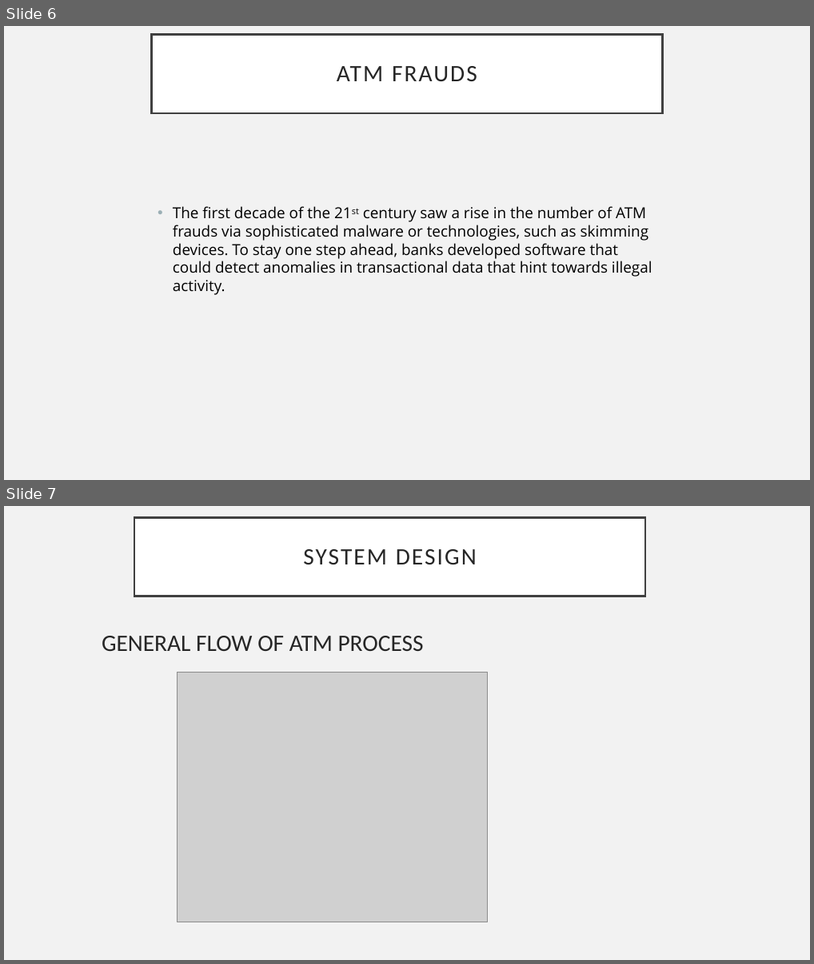
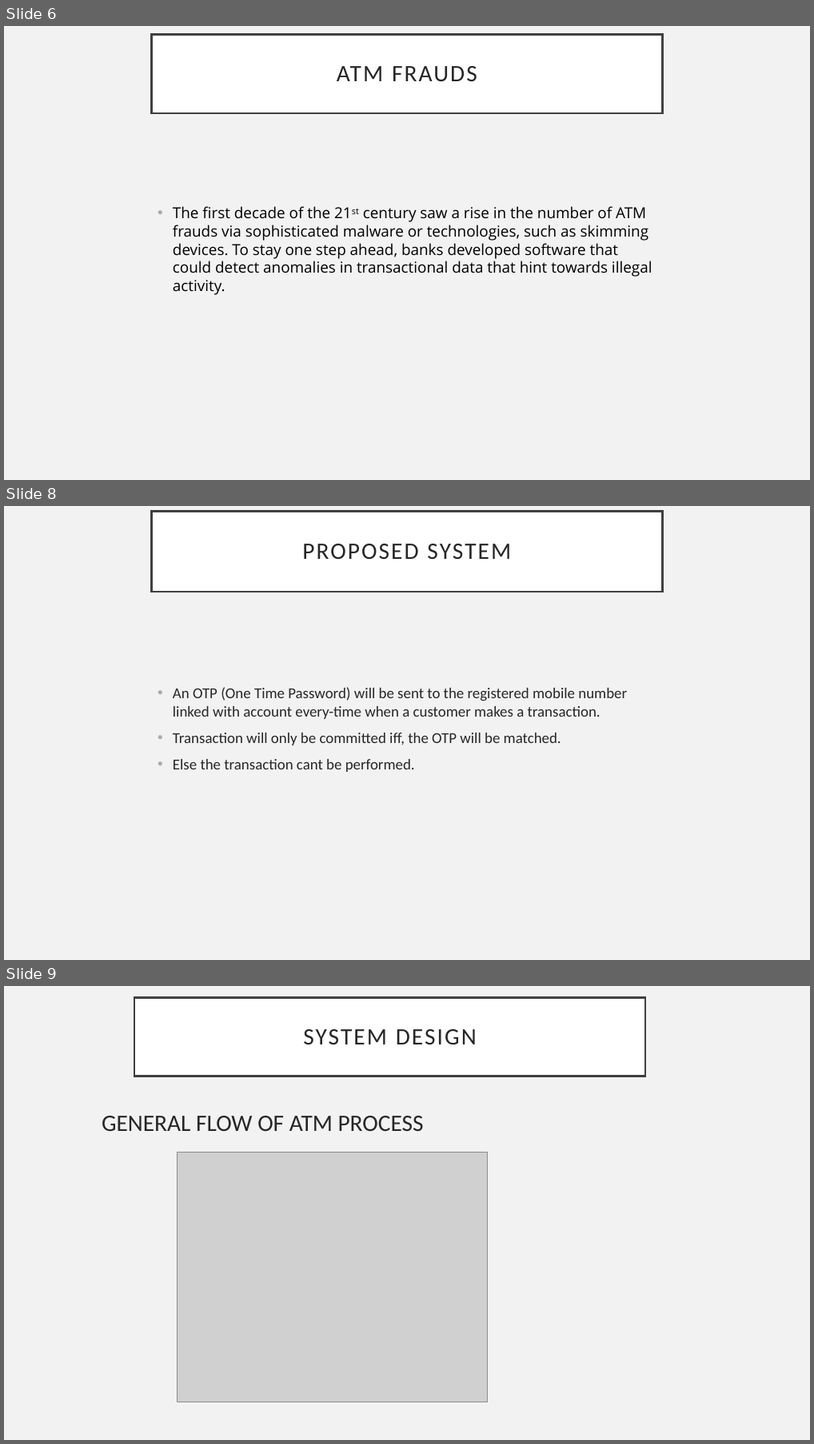
Before and after one commit to vamsheeteja/Project-BTS, a slide deck: BTS ppt.pptx. Shown one above the other, each under a label of ours: slides 6 and 7 before the commit, slides 6, 8 and 9 after it; the slides between them are not shown. The pictures are 814x964 and 814x1444 pixels, drawn with LibreOffice and Linux fonts; fonts in the diff are those of the drawing; grey boxes stand for pictures. Boxes give left, top, right and bottom in pixels: in the first picture for what was removed or moved away, otherwise in the second. Text is boxed around its words. In the diff, an @@ line names an element or a change of style, - is before the commit and + after.

```diff
--- a/BTS ppt.pptx
+++ b/BTS ppt.pptx
@@ slide 8 added at [4,506,810,960], background #F2F2F2 @@
@@ title added at [152,512,662,592], fill #FFFFFF, outline #404040 2.5 pt, 28 pt, text #262626 @@
+PROPOSED SYSTEM
@@ text added at [173,687,627,772], 18 pt, text #262626 @@
+• An OTP (One Time Password) will be sent to the registered mobile number linked with account every-time when a customer makes a transaction.
+• Transaction will only be committed iff, the OTP will be matched.
+• Else the transaction cant be performed.
@@ what was slide 7 is now slide 9 @@
```
Also in this commit, not shown: 1 other slide added, 3 other files.
